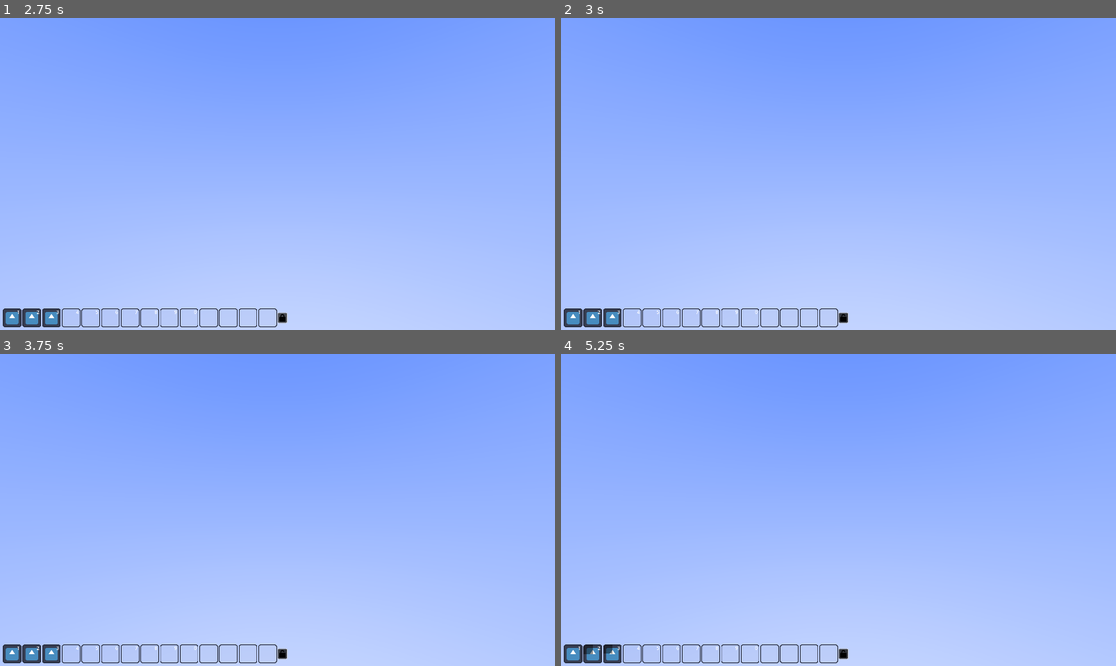
Above: before the commit, frames 1-4 (two rows, left to right).
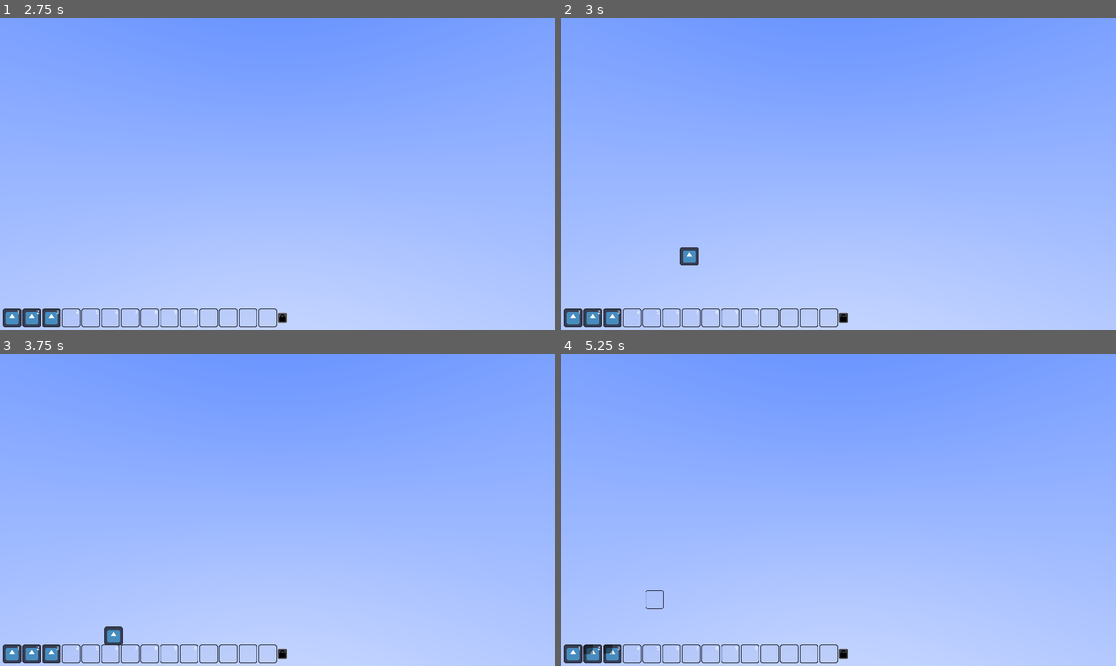
Above: after the commit, the same moments.

Repository: telmotrooper/mephistos-wrath
Game: Godot game, scene res://main.tscn
Two runs of this game, one before a commit and one after it. Both use one fixed random seed, a clock stepped at 60 frames per second and the inputs below. The engine's default icon, where the game draws it, is replaced by a stand-in: a white triangle on a blue panel in a dark square.
Inputs (mouse positions are in pixels of both pictures, inside the frame that each line leads up to):
- Up to frame 1 (2.75 s): click (283, 317) at 0.52 s; click (283, 317) at 1.27 s; click (283, 317) at 2.02 s
- Up to frame 2 (3 s): tap Enter at 2.75 s; drag from (572, 317) to (894, 105) at 2.77 s
- Up to frame 3 (3.75 s): drag from (33, 653) to (249, 572) at 3.52 s
- Up to frame 4 (5.25 s): move the mouse to (610, 653) at 4.27 s; click (610, 653) at 4.42 s; drag from (633, 653) to (672, 463) at 5.02 s

Frame 1 is identical in both runs. In frame 2, 0.2% of the frame differs, in the area x 21-25%, y 73-80%; in frame 3, 0.2%, in the area x 18-23%, y 87-94%; in frame 4, less than 0.1%.

Commit message:
Fixed self drag bug, added drag preview

Diff:
--- a/ability_button.gd
+++ b/ability_button.gd
@@ -43,15 +43,19 @@
 func _get_drag_data(_at_position: Vector2) -> Variant:
 	if GameState.ability_bar_locked:
 		return null
+	var drag_preview = TextureRect.new()
+	drag_preview.texture = ability.image
+	set_drag_preview(drag_preview)
 	return self
 
 func _can_drop_data(_at_position: Vector2, data: Variant) -> bool:
 	return data.ability.name != ""
 
 func _drop_data(_at_position: Vector2, data: Variant) -> void:
-	self.ability = data.ability
-	_ready()
-	if data.value != 0:
-		spin(data.value)
-	data.ability = load("res://abilities/empty.tres")
-	data._ready()
+	if self != data:
+		self.ability = data.ability
+		_ready()
+		if data.value != 0:
+			spin(data.value)
+		data.ability = load("res://abilities/empty.tres")
+		data._ready()
--- a/ui.tscn
+++ b/ui.tscn
@@ -78,15 +78,19 @@
 
 [node name="AbilityButton10" parent="MarginContainer/HBoxContainer" instance=ExtResource("1_agnx2")]
 layout_mode = 2
+key = &""
 
 [node name="AbilityButton11" parent="MarginContainer/HBoxContainer" instance=ExtResource("1_agnx2")]
 layout_mode = 2
+key = &""
 
 [node name="AbilityButton12" parent="MarginContainer/HBoxContainer" instance=ExtResource("1_agnx2")]
 layout_mode = 2
+key = &""
 
 [node name="AbilityButton13" parent="MarginContainer/HBoxContainer" instance=ExtResource("1_agnx2")]
 layout_mode = 2
+key = &""
 
 [node name="LockButton" type="Button" parent="MarginContainer/HBoxContainer"]
 layout_mode = 2
